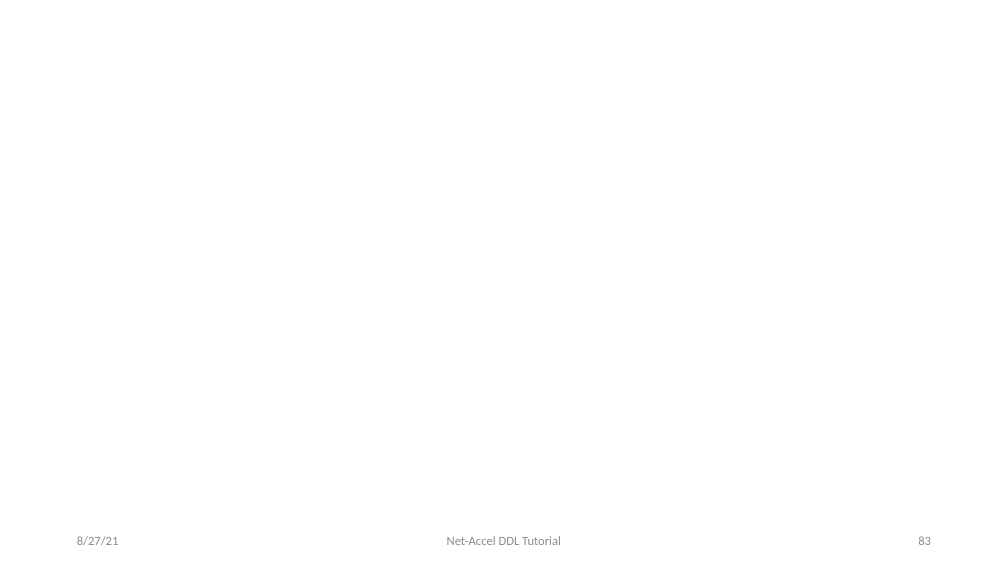
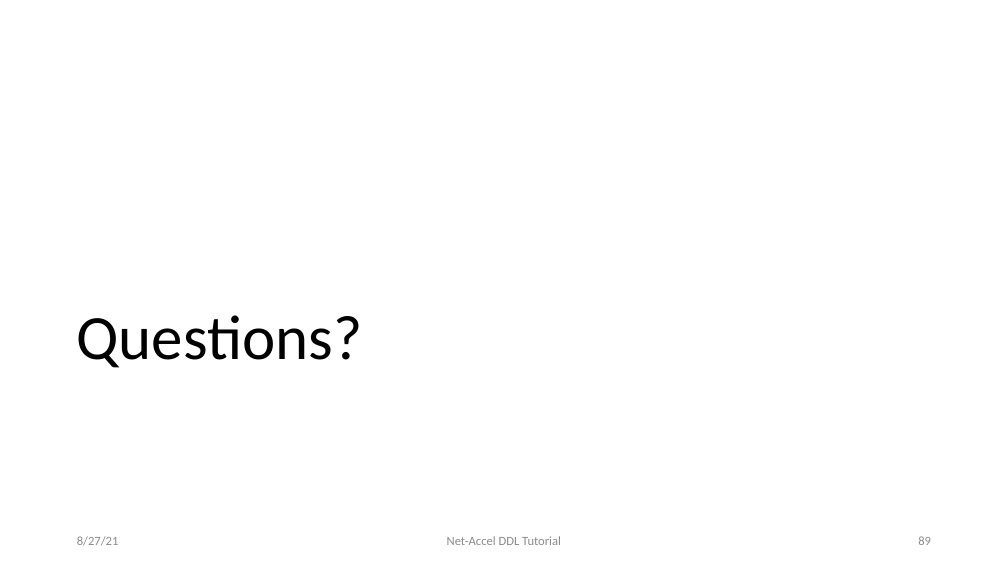
Before and after one commit to sands-lab/net-accel-dl-tutorial-sigcomm21, a slide deck: slide 30 of 3-omnireduce.pptx (slide 31 before the commit). Drawn at 1008x567 pixels with LibreOffice and Linux fonts; fonts in the diff are those of the drawing. Boxes give left, top, right and bottom in pixels: in the first picture for what was removed or moved away, otherwise in the second. Text is boxed around its words. In the diff, an @@ line names an element or a change of style, - is before the commit and + after.

```diff
--- a/3-omnireduce.pptx
+++ b/3-omnireduce.pptx
@@ title added at <box>76,315,362,368</box>, 60 pt, text #000000 @@
+Questions?
@@ page number at <box>918,536,931,545</box>: text changed @@
-83
+89
```
Also in this commit, not shown: 7 other slides changed, 1 slide removed, 2 other files.
